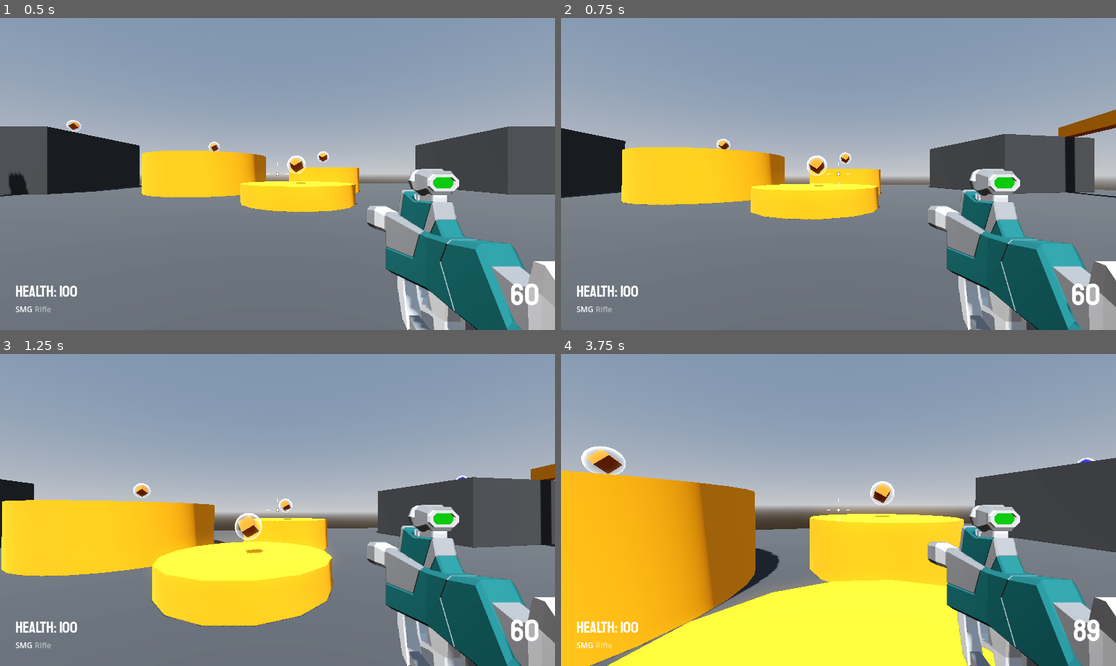
Above: before the commit, frames 1-4 (two rows, left to right).
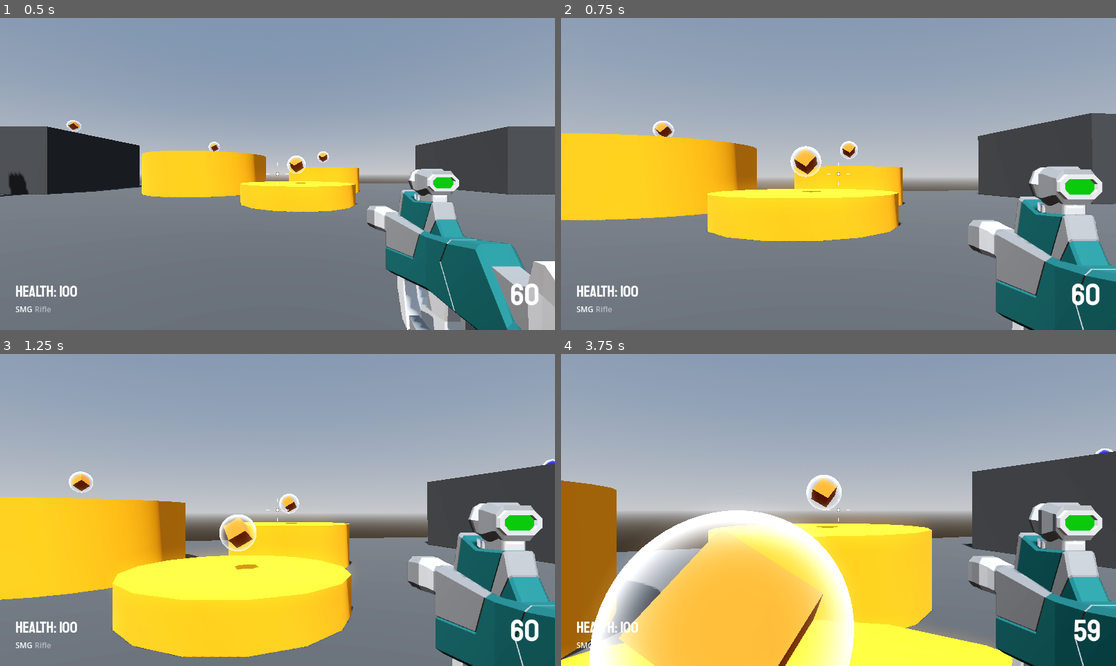
Above: after the commit, the same moments.

Repository: SugarF0x/robage-3d
Game: Godot game, scene res://Levels/sandbox.tscn
Two runs of this game, one before a commit and one after it. Both use one fixed random seed, a clock stepped at 60 frames per second and the inputs below.
Inputs (mouse positions are in pixels of both pictures, inside the frame that each line leads up to):
- Up to frame 1 (0.5 s): no input
- Up to frame 2 (0.75 s): tap Enter at 0.5 s; move the mouse to (866, 174) at 0.52 s; hold W (move_forward) from 0.53 s (still down); hold Right mouse button (aim, bound only after the commit) from 0.53 s (still down)
- Up to frame 3 (1.25 s): keep holding W (move_forward); keep holding Right mouse button (aim, bound only after the commit); tap Space (jump) at 0.77 s
- Up to frame 4 (3.75 s): keep holding W (move_forward); move the mouse to (810, 510) at 1.27 s; release Right mouse button (aim, bound only after the commit) at 1.28 s; click (810, 510) at 1.35 s; tap Space (jump) at 1.52, 3.02 s; right-click (810, 510) at 1.55 s; move the mouse to (849, 503) at 2.02 s; hold Right mouse button (aim, bound only after the commit) 2.03-2.78 s; tap Mouse wheel down (scroll_down) at 2.1 s; move the mouse to (832, 516) at 2.77 s; tap Mouse wheel up (scroll_up) at 2.85 s; right-click (832, 516) at 3.05 s; move the mouse to (877, 513) at 3.52 s; hold Right mouse button (aim, bound only after the commit) from 3.53 s (still down)

Frame 1 is identical in both runs. In frame 2, 26% of the frame differs, in the area x 0-100%, y 29-100%; in frame 3, 29%; in frame 4, 47%.

Commit message:
add aiming zoom

Diff:
--- a/PickUps/FresnelAura.tres
+++ b/PickUps/FresnelAura.tres
@@ -30,7 +30,6 @@
 
 }
 "
-graph_offset = Vector2(-499.333, -56.6667)
 nodes/fragment/2/node = SubResource("VisualShaderNodeFresnel_hyhnq")
 nodes/fragment/2/position = Vector2(-140, 140)
 nodes/fragment/3/node = SubResource("VisualShaderNodeColorConstant_a81a1")
--- a/Player/player.gd
+++ b/Player/player.gd
@@ -6,6 +6,7 @@
 @export_range(0.5, 2.0) var jump_height := 1.0
 @export_range(1.0, 5.0) var fall_multiplier := 2.5
 @export var max_health := 100
+@export var zoom_multiplier := .7
 #endregion
 
 #region On ready
@@ -14,6 +15,11 @@
 @onready var damage_animation_player: AnimationPlayer = %DamageAnimationPlayer
 @onready var game_over_menu: GameOverMenu = $CanvasLayer/GameOverMenu
 @onready var ammo_pouch: AmmoPouch = %AmmoPouch
+
+@onready var smooth_camera: Camera3D = %SmoothCamera
+@onready var smooth_camera_fov := smooth_camera.fov
+@onready var weapon_camera: Camera3D = %WeaponCamera
+@onready var weapon_camera_fov := weapon_camera.fov
 #endregion
 
 #region Consts
@@ -43,6 +49,9 @@
 	Input.mouse_mode = Input.MOUSE_MODE_CAPTURED
 	update_health_label()
 
+func _process(delta: float) -> void:
+	handle_zoom(delta)
+
 func _physics_process(delta: float) -> void:
 	handle_camera_rotation()
 	handle_fall(delta)
@@ -55,7 +64,7 @@
 	if event.is_action_pressed("ui_cancel"): Input.mouse_mode = Input.MOUSE_MODE_VISIBLE if Input.mouse_mode == Input.MOUSE_MODE_CAPTURED else Input.MOUSE_MODE_CAPTURED
 	if Input.mouse_mode != Input.MOUSE_MODE_CAPTURED: return
 
-	if event is InputEventMouseMotion: mouse_motion = -event.relative * MOUSE_SENSITIVITY
+	if event is InputEventMouseMotion: mouse_motion = -event.relative * MOUSE_SENSITIVITY * zoom_multiplier if Input.is_action_pressed("aim") else -event.relative * MOUSE_SENSITIVITY
 	if Input.is_action_just_pressed("restart"): get_tree().reload_current_scene()
 #endregion
 
@@ -87,7 +96,15 @@
 		velocity.x = move_toward(velocity.x, 0, SPEED)
 		velocity.z = move_toward(velocity.z, 0, SPEED)
 
+	if Input.is_action_pressed("aim"):
+		velocity.x *= zoom_multiplier
+		velocity.z *= zoom_multiplier
+
 func update_health_label(): player_health_label.text = "Health: " + str(health)
 
 func add_ammo(ammo_type: AmmoPouch.AmmoType, amount: int) -> void: ammo_pouch.add(ammo_type, amount)
+
+func handle_zoom(delta: float) -> void:
+	smooth_camera.fov = lerp(smooth_camera.fov, smooth_camera_fov * zoom_multiplier if Input.is_action_pressed("aim") else smooth_camera_fov, delta * 20)
+	weapon_camera.fov = lerp(weapon_camera.fov, weapon_camera_fov * zoom_multiplier if Input.is_action_pressed("aim") else weapon_camera_fov, delta * 20)
 #endregion
--- a/Player/player.tscn
+++ b/Player/player.tscn
@@ -122,6 +122,7 @@
 transform = Transform3D(1, 0, 0, 0, 1, 0, 0, 0, 1, 0, 0.5, 0)
 
 [node name="SmoothCamera" type="Camera3D" parent="CameraPivot"]
+unique_name_in_owner = true
 top_level = true
 cull_mask = 1048573
 script = ExtResource("2_vcq0c")
@@ -170,6 +171,7 @@
 render_target_update_mode = 4
 
 [node name="WeaponCamera" type="Camera3D" parent="CanvasLayer/SubViewportContainer/SubViewport"]
+unique_name_in_owner = true
 cull_mask = 2
 fov = 40.0
 
--- a/project.godot
+++ b/project.godot
@@ -62,3 +62,8 @@
 "events": [Object(InputEventKey,"resource_local_to_scene":false,"resource_name":"","device":-1,"window_id":0,"alt_pressed":false,"shift_pressed":false,"ctrl_pressed":false,"meta_pressed":false,"pressed":false,"keycode":0,"physical_keycode":82,"key_label":0,"unicode":114,"echo":false,"script":null)
 ]
 }
+aim={
+"deadzone": 0.5,
+"events": [Object(InputEventMouseButton,"resource_local_to_scene":false,"resource_name":"","device":-1,"window_id":0,"alt_pressed":false,"shift_pressed":false,"ctrl_pressed":false,"meta_pressed":false,"button_mask":2,"position":Vector2(306, 15),"global_position":Vector2(312, 77),"factor":1.0,"button_index":2,"canceled":false,"pressed":true,"double_click":false,"script":null)
+]
+}
